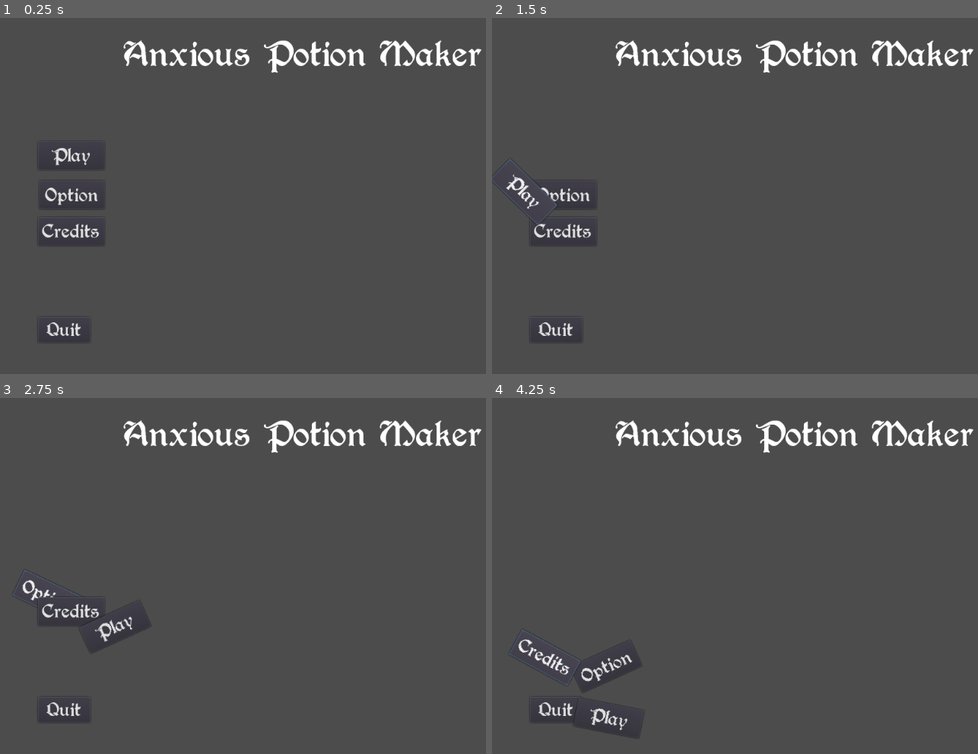
Above: before the commit, frames 1-4 (two rows, left to right).
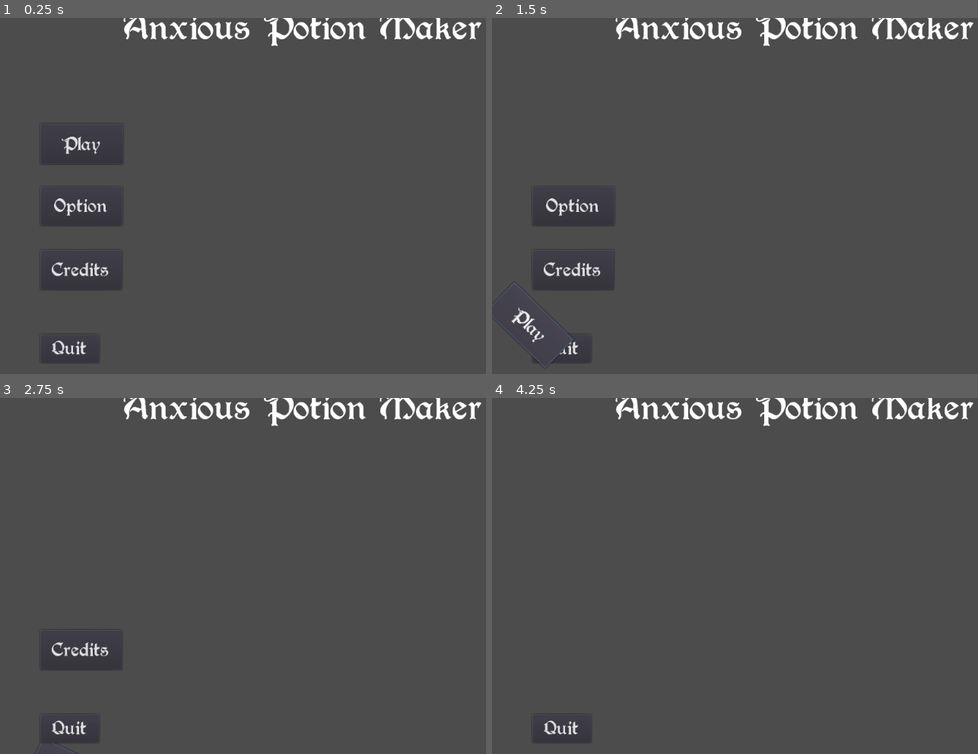
Above: after the commit, the same moments.

Repository: Raphahel/CozyFallJam
Game: Godot game, scene res://Scenes/MainMenu.tscn
Same seed, same stepped clock (60 frames per second), same inputs: the game is played once before the commit and once after it. The project has no main scene, so this scene is started directly.
Inputs:
- Up to frame 1 (0.25 s): no input
- Up to frame 2 (1.5 s): click "Play" at 0.5 s; click "Play" at 1.25 s
- Up to frame 3 (2.75 s): click "Option" at 2 s
- Up to frame 4 (4.25 s): click "Credits" at 2.75 s; hold Right (move_right) from 3.53 s (still down)

The runs differ from the first frame. In frame 1, 5.2% of the frame differs, in the area x 8-100%, y 0-97%; in frame 2, 5.2%, in the area x 0-100%, y 0-99%; in frame 3, 4.8%; in frame 4, 4.7%.

Commit message:
fix button

Diff:
--- a/Scenes/MainMenu.tscn
+++ b/Scenes/MainMenu.tscn
@@ -20,6 +20,18 @@
 "update": 0,
 "values": [ 0.0 ]
 }
+tracks/1/type = "value"
+tracks/1/path = NodePath("OptionButton:rect_position")
+tracks/1/interp = 1
+tracks/1/loop_wrap = true
+tracks/1/imported = false
+tracks/1/enabled = true
+tracks/1/keys = {
+"times": PoolRealArray( 0 ),
+"transitions": PoolRealArray( 1 ),
+"update": 0,
+"values": [ Vector2( 128, 512 ) ]
+}
 
 [sub_resource type="Animation" id=8]
 resource_name = "bouton tombe"
@@ -32,10 +44,10 @@
 tracks/0/imported = false
 tracks/0/enabled = true
 tracks/0/keys = {
-"times": PoolRealArray( 0.001, 0.1, 1, 2, 3, 3.9, 5 ),
-"transitions": PoolRealArray( 1.56, 1.56, 1.56, 1.56, 1.56, 1.56, 1.56 ),
-"update": 0,
-"values": [ 0.0, 0.0, 50.0, -30.0, 50.0, -10.0, 50.0 ]
+"times": PoolRealArray( 0.1, 1, 2, 3, 4, 5 ),
+"transitions": PoolRealArray( 1.56, 1.56, 1.56, 1.56, 1.56, 1.56 ),
+"update": 0,
+"values": [ 0.0, 50.0, -10.0, 50.0, -10.0, 50.0 ]
 }
 tracks/1/type = "value"
 tracks/1/path = NodePath("OptionButton:rect_position")
@@ -44,10 +56,10 @@
 tracks/1/imported = false
 tracks/1/enabled = true
 tracks/1/keys = {
-"times": PoolRealArray( 0, 0.001, 0.1, 1, 2, 3, 3.9, 5 ),
-"transitions": PoolRealArray( 1.56, 1.56, 1.56, 1.56, 1.56, 1.56, 1.56, 1.56 ),
-"update": 0,
-"values": [ Vector2( 66, 274 ), Vector2( 64, 274 ), Vector2( 64, 274 ), Vector2( 10, 346 ), Vector2( 140, 426 ), Vector2( -30, 516 ), Vector2( 240, 616 ), Vector2( -30, 706 ) ]
+"times": PoolRealArray( 0, 1, 2, 3, 4, 5 ),
+"transitions": PoolRealArray( 1.56, 1.56, 1.56, 1.56, 1.56, 1.56 ),
+"update": 0,
+"values": [ Vector2( 128, 512 ), Vector2( 10, 700 ), Vector2( 400, 700 ), Vector2( -30, 900 ), Vector2( 240, 1120 ), Vector2( -30, 1400 ) ]
 }
 
 [sub_resource type="Animation" id=9]
@@ -74,7 +86,7 @@
 "times": PoolRealArray( 0 ),
 "transitions": PoolRealArray( 1 ),
 "update": 0,
-"values": [ Vector2( 64, 336 ) ]
+"values": [ Vector2( 128, 704 ) ]
 }
 
 [sub_resource type="Animation" id=10]
@@ -103,7 +115,7 @@
 "times": PoolRealArray( 0.1, 1, 2, 3, 3.9, 5 ),
 "transitions": PoolRealArray( 1.56917, 1.56917, 1.56917, 1.56917, 1.56917, 1.56 ),
 "update": 0,
-"values": [ Vector2( 64, 336 ), Vector2( 10, 400 ), Vector2( 140, 450 ), Vector2( -30, 550 ), Vector2( 240, 600 ), Vector2( -30, 640 ) ]
+"values": [ Vector2( 128, 704 ), Vector2( 10, 800 ), Vector2( 140, 950 ), Vector2( -30, 1100 ), Vector2( 240, 1260 ), Vector2( -30, 1400 ) ]
 }
 
 [sub_resource type="Animation" id=2]
@@ -130,7 +142,7 @@
 "times": PoolRealArray( 0 ),
 "transitions": PoolRealArray( 1 ),
 "update": 0,
-"values": [ Vector2( 64, 208 ) ]
+"values": [ Vector2( 128, 320 ) ]
 }
 
 [sub_resource type="Animation" id=1]
@@ -159,7 +171,7 @@
 "times": PoolRealArray( 0.1, 1, 2, 3, 3.9, 5 ),
 "transitions": PoolRealArray( 1.56917, 1.56917, 1.56917, 1.56917, 1.56917, 1.56 ),
 "update": 0,
-"values": [ Vector2( 64, 208 ), Vector2( 10, 280 ), Vector2( 140, 360 ), Vector2( -30, 450 ), Vector2( 240, 550 ), Vector2( -30, 640 ) ]
+"values": [ Vector2( 128, 320 ), Vector2( 10, 500 ), Vector2( 140, 700 ), Vector2( -30, 890 ), Vector2( 240, 1100 ), Vector2( -30, 1400 ) ]
 }
 
 [node name="Control" type="Control"]
@@ -175,7 +187,7 @@
 margin_left = -1.0
 margin_top = 2.0
 margin_right = -2.0
-margin_bottom = -476.0
+margin_bottom = -811.0
 size_flags_horizontal = 3
 custom_fonts/font = ExtResource( 2 )
 text = "Anxious Potion Maker"
@@ -183,15 +195,15 @@
 valign = 1
 
 [node name="OptionButton" type="Button" parent="."]
-anchor_left = 0.064
-anchor_top = 0.457
-anchor_right = 0.172
-anchor_bottom = 0.533
-margin_left = 0.463997
-margin_top = -0.199982
-margin_right = -0.128006
-margin_bottom = 2.20004
-rect_pivot_offset = Vector2( 50, 0 )
+anchor_left = 0.067
+anchor_top = 0.474
+anchor_right = 0.201
+anchor_bottom = 0.583
+margin_left = -0.639999
+margin_top = 0.0799561
+margin_right = 0.079071
+margin_bottom = 0.359375
+rect_pivot_offset = Vector2( 100, 0 )
 custom_fonts/font = ExtResource( 1 )
 text = "Option"
 script = ExtResource( 5 )
@@ -202,13 +214,14 @@
 "anims/bouton tombe" = SubResource( 8 )
 
 [node name="CreditsButton" type="Button" parent="."]
-anchor_left = 0.062
-anchor_top = 0.56
-anchor_right = 0.172
-anchor_bottom = 0.643
-margin_left = 0.512001
-margin_right = -0.128204
-margin_bottom = -1.8002
+anchor_left = 0.067
+anchor_top = 0.652
+anchor_right = 0.2
+anchor_bottom = 0.763
+margin_left = -0.639999
+margin_top = -0.160034
+margin_right = -0.000274658
+margin_bottom = -0.0396729
 rect_pivot_offset = Vector2( 50, 0 )
 custom_fonts/font = ExtResource( 1 )
 text = "Credits"
@@ -220,26 +233,26 @@
 "anims/bouton tombe" = SubResource( 10 )
 
 [node name="QuitButton" type="Button" parent="."]
-anchor_left = 0.062
-anchor_top = 0.84
-anchor_right = 0.148
-anchor_bottom = 0.907
-margin_left = 0.511997
-margin_top = -3.05176e-05
-margin_right = 0.447998
-margin_bottom = 2.79993
+anchor_left = 0.067
+anchor_top = 0.889
+anchor_right = 0.162
+anchor_bottom = 0.969
+margin_left = -0.639999
+margin_top = -0.120056
+margin_right = 0.959991
+margin_bottom = -0.52002
 custom_fonts/font = ExtResource( 1 )
 text = "Quit"
 
 [node name="PlayButton" type="Button" parent="."]
-anchor_left = 0.062
-anchor_top = 0.347
-anchor_right = 0.172
-anchor_bottom = 0.427
-margin_left = 0.512001
-margin_top = -0.199997
-margin_right = -0.123611
-margin_bottom = -0.203186
+anchor_left = 0.067
+anchor_top = 0.296
+anchor_right = 0.203
+anchor_bottom = 0.41
+margin_left = -0.639999
+margin_top = 0.320007
+margin_right = -0.76001
+margin_bottom = 0.200958
 rect_pivot_offset = Vector2( 50, 0 )
 custom_fonts/font = ExtResource( 1 )
 text = "Play"
